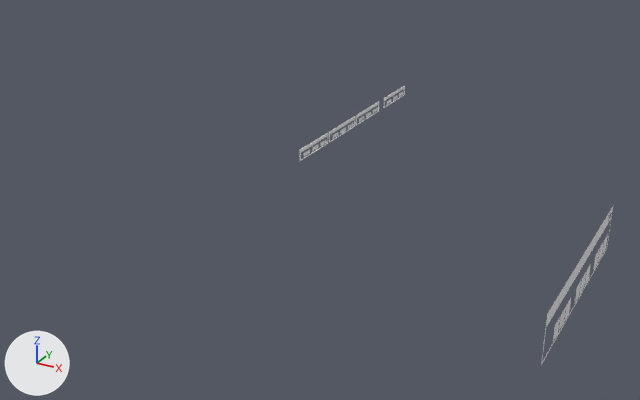
Before and after pictures for a commit that changed the Blender file icons-1.blend.
Rendered twice from a camera (50 mm lens) standing at (30.7, -62.4, 24.8) and looking at (1.2, -8.8, -2.0). Arrows for +X, +Y and +Z are at lower left; the lights stay in place. Text is drawn in Blender's own font.
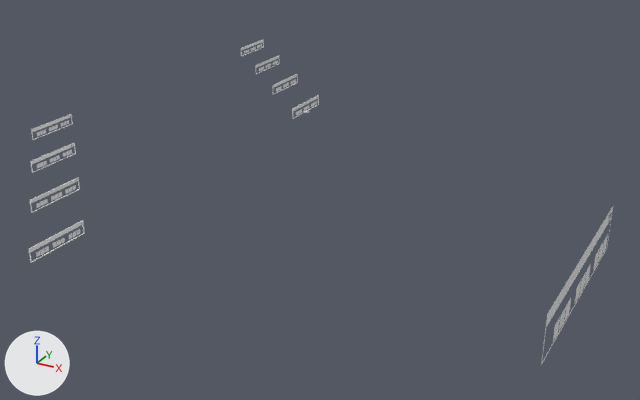
Changed parts and their boxes (x1, y1, x2, y2) in the pictures (640 x 400 px):
'Cylinder', added: after (241, 39, 319, 119)
'Plane.003', added: after (29, 220, 85, 263)
'Plane.004', added: after (30, 177, 80, 213)
'Text.001', added: after (30, 143, 76, 173)
'Text.005', added: after (31, 114, 73, 140)
'Text.004', deleted: before (300, 133, 328, 161)
'Text.003', deleted: before (329, 116, 355, 143)
'Plane.001', deleted: before (356, 101, 379, 126)
'Plane', deleted: before (384, 86, 405, 108)

The change, as a diff of the scene's bpy script:
```diff
--- a/icons-1.blend.py
+++ b/icons-1.blend.py
@@ ob_plane @@
-ob_plane = bpy.data.objects.new('Plane', me_plane)
@@ ob_plane_001 @@
-ob_plane_001 = bpy.data.objects.new('Plane.001', me_plane_001)
@@ ob_text_003 @@
-ob_text_003 = bpy.data.objects.new('Text.003', me_text_003)
@@ ob_text_004 @@
-ob_text_004 = bpy.data.objects.new('Text.004', me_text_004)
@@ ob_text_005 @@
+ob_text_005 = bpy.data.objects.new('Text.005', me_text_002)  # 650 vertices, 617 faces; spans x -0.07..0.03, y -4.22..0.13, z -0.75..0.12; in mat_material_001 (dark blue #022c77), mat_profile_bg_dark (its picture is missing), mat_profile_bg_white (its picture is missing), mat_profile_line (its picture is missing), mat_home_line (its picture is missing), mat_home_bg_white (its picture is missing), mat_home_bg_dark (its picture is missing), mat_contact_bg_dark (its picture is missing), mat_contact_bg_white (its picture is missing), mat_contact_line (its picture is missing), mat_material (white #e7e7e7)
+ob_text_005.location = (-20.0, -12.1, 2.16)
@@ ob_text_001 @@
+ob_text_001 = bpy.data.objects.new('Text.001', me_text_001)  # 462 vertices, 427 faces; spans x -0.07..0.03, y -4.22..0.13, z -0.75..0.12; in mat_material_001 (dark blue #022c77), mat_profile_bg_dark (its picture is missing), mat_profile_bg_white (its picture is missing), mat_profile_line (its picture is missing), mat_home_line (its picture is missing), mat_home_bg_white (its picture is missing), mat_home_bg_dark (its picture is missing), mat_contact_bg_dark (its picture is missing), mat_contact_bg_white (its picture is missing), mat_contact_line (its picture is missing), mat_material (white #e7e7e7)
+ob_text_001.location = (-15.0, -17.1, 2.16)
@@ ob_plane_004 @@
+ob_plane_004 = bpy.data.objects.new('Plane.004', me_plane_004)  # 504 vertices, 471 faces; spans x -0.06..0.04, y -2.17..2.17, z -0.33..0.54; in mat_material_002 (white #e7e7e7), mat_profile_bg_dark (its picture is missing), mat_profile_bg_white (its picture is missing), mat_profile_line (its picture is missing), mat_home_line (its picture is missing), mat_home_bg_white (its picture is missing), mat_home_bg_dark (its picture is missing), mat_contact_bg_dark (its picture is missing), mat_contact_bg_white (its picture is missing), mat_contact_line (its picture is missing), mat_material_001 (dark blue #022c77)
+ob_plane_004.location = (-10.0, -24.16, 1.75)
@@ ob_plane_003 @@
+ob_plane_003 = bpy.data.objects.new('Plane.003', me_plane_003)  # 418 vertices, 385 faces; spans x -0.06..0.04, y -2.17..2.17, z -0.33..0.54; in mat_material (white #e7e7e7), mat_profile_bg_dark (its picture is missing), mat_profile_bg_white (its picture is missing), mat_profile_line (its picture is missing), mat_home_line (its picture is missing), mat_home_bg_white (its picture is missing), mat_home_bg_dark (its picture is missing), mat_contact_bg_dark (its picture is missing), mat_contact_bg_white (its picture is missing), mat_contact_line (its picture is missing), mat_material_001 (dark blue #022c77)
+ob_plane_003.location = (-5.0, -29.16, 1.75)
@@ ob_cylinder @@
+ob_cylinder = bpy.data.objects.new('Cylinder', me_cylinder)  # 2098 vertices, 1934 faces; spans x -57.7..1.0, y -8.4..65.8, z -1.0..34.5; in mat_material_002 (white #e7e7e7), mat_material (white #e7e7e7), mat_profile_bg_dark (its picture is missing), mat_profile_bg_white (its picture is missing), mat_profile_line (its picture is missing), mat_home_line (its picture is missing), mat_home_bg_white (its picture is missing), mat_home_bg_dark (its picture is missing), mat_contact_bg_dark (its picture is missing), mat_contact_bg_white (its picture is missing), mat_contact_line (its picture is missing), mat_material_001 (dark blue #022c77)
+ob_cylinder.location = (-5.0, 0.02, 1.42)
+ob_cylinder.scale = (0.261, 0.261, 0.0254)
```
